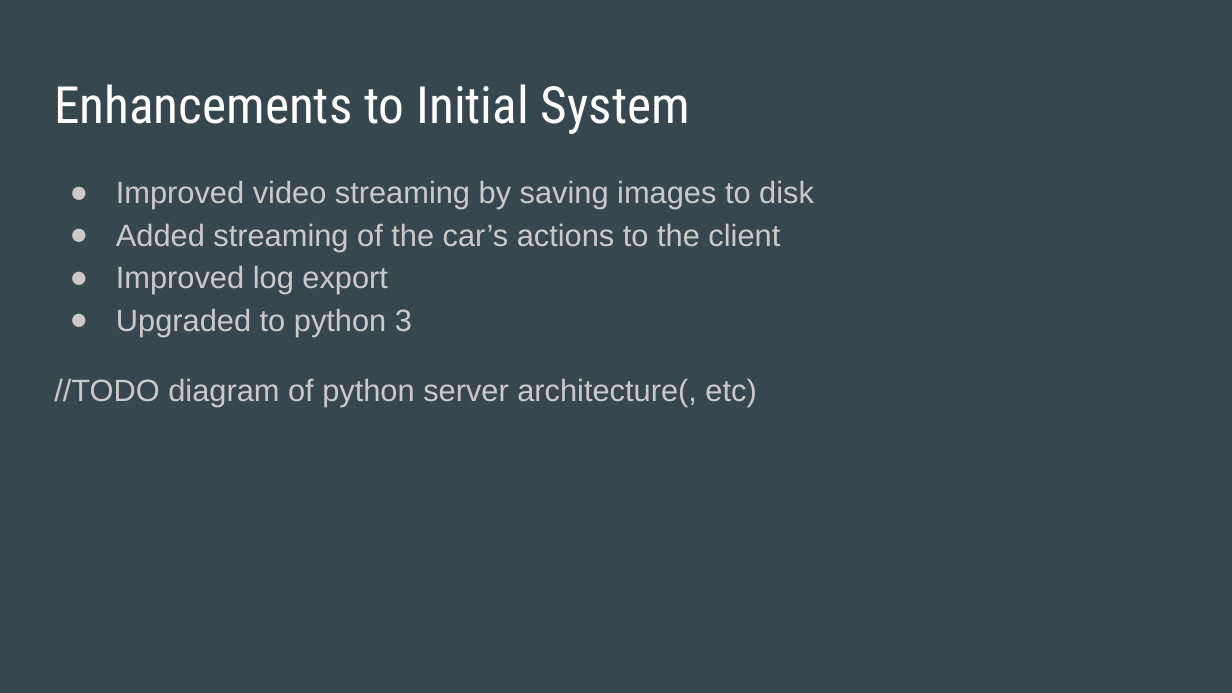
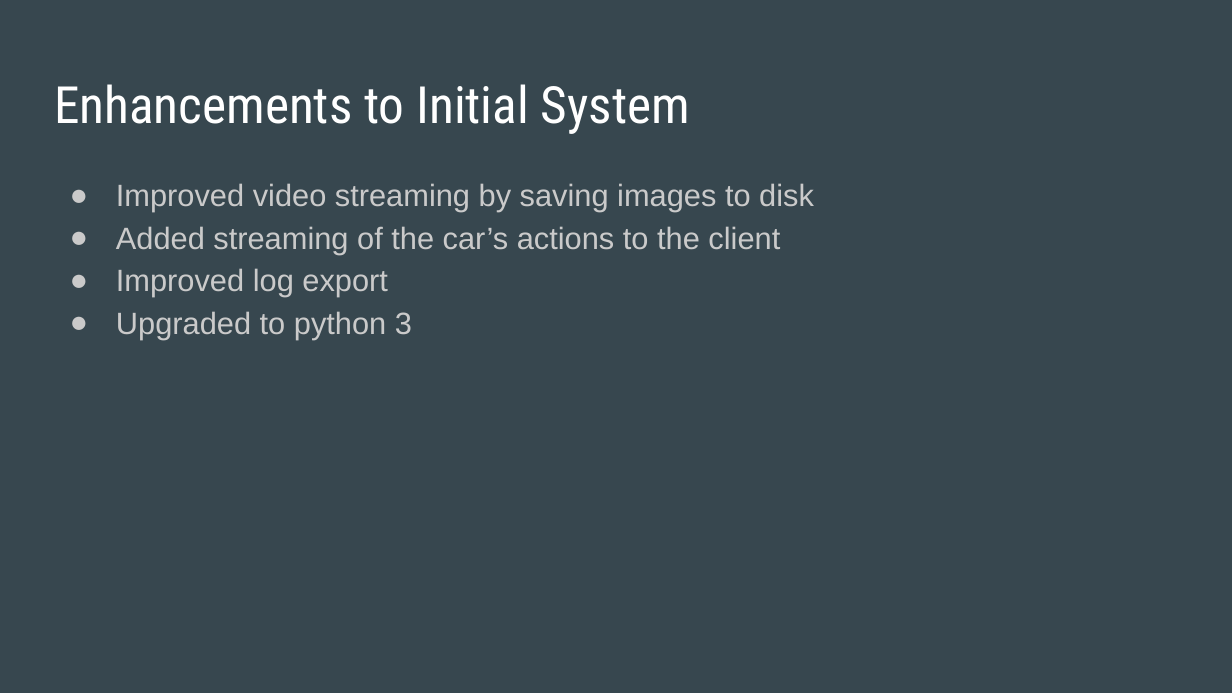
Before and after one commit to Deliquescence/CapstoneRobot, a slide deck: slide 5 of Documentation/Final Presentation.pptx. Drawn at 1232x693 pixels with LibreOffice and Linux fonts; fonts in the diff are those of the drawing. Boxes give left, top, right and bottom in pixels: in the first picture for what was removed or moved away, otherwise in the second. Text is boxed around its words. In the diff, an @@ line names an element or a change of style, - is before the commit and + after.

```diff
--- a/Documentation/Final Presentation.pptx
+++ b/Documentation/Final Presentation.pptx
@@ text at box(54, 378, 756, 406): paragraph removed @@
-//TODO diagram of python server architecture(, etc)
```
Also in this commit, not shown: 5 other slides changed.
